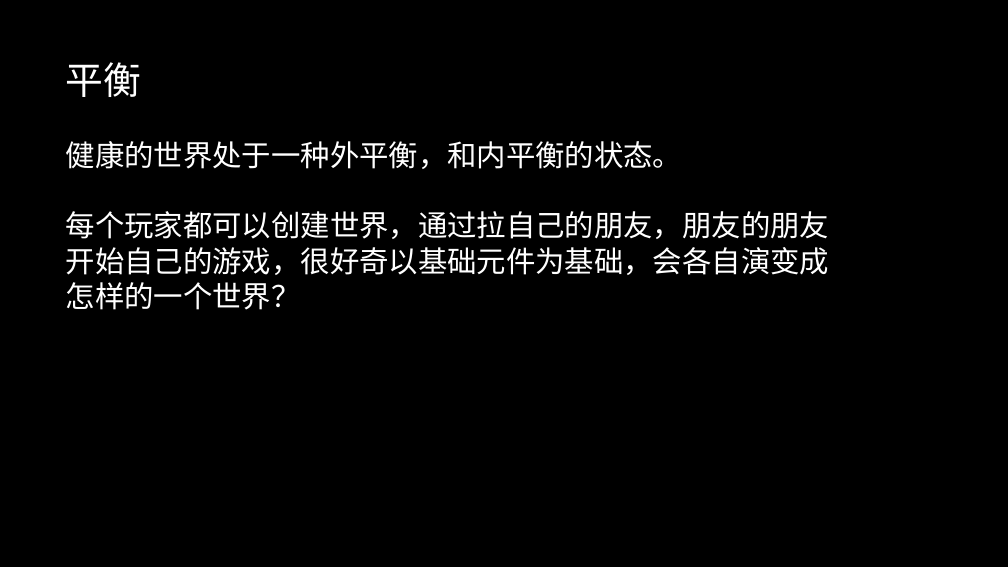
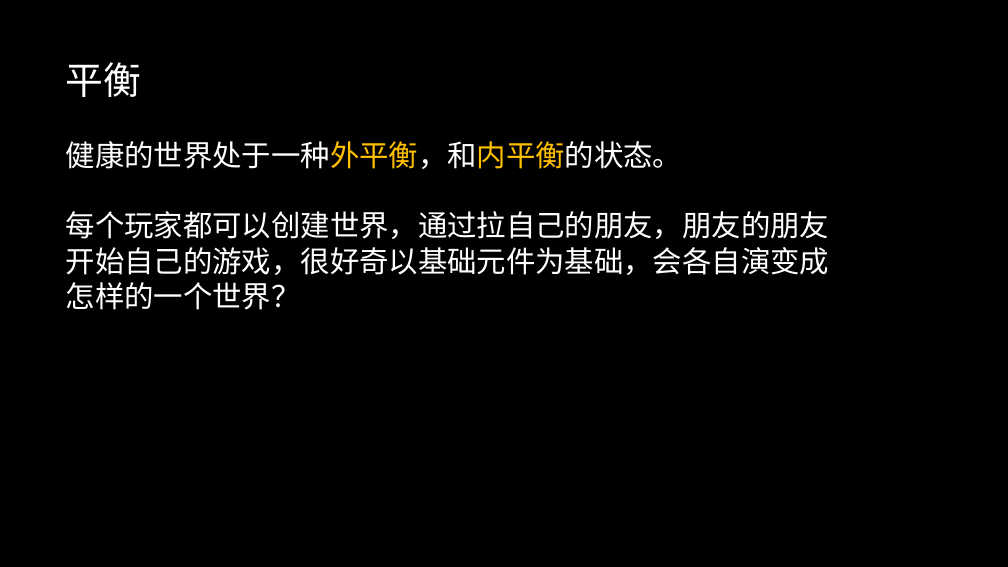
Before and after one commit to WhiteMatrixTech/Metaverse-Developers, a slide deck: slide 5 of projects/8/元宇宙项目介绍ppt.pptx (slide 4 before the commit). Drawn at 1008x567 pixels with LibreOffice and Linux fonts; fonts in the diff are those of the drawing. Boxes give left, top, right and bottom in pixels: in the first picture for what was removed or moved away, otherwise in the second. Text is boxed around its words. In the diff, an @@ line names an element or a change of style, - is before the commit and + after.

```diff
--- a/projects/8/元宇宙项目介绍ppt.pptx
+++ b/projects/8/元宇宙项目介绍ppt.pptx
@@ text at bbox=[66, 141, 683, 169]: text colour #FFFFFF to #FFC000 in "健康的世界处于一种外平衡，和内平衡的状态。" @@
```
Also in this commit, not shown: 3 other slides changed, 4 slides added, 1 other file.
